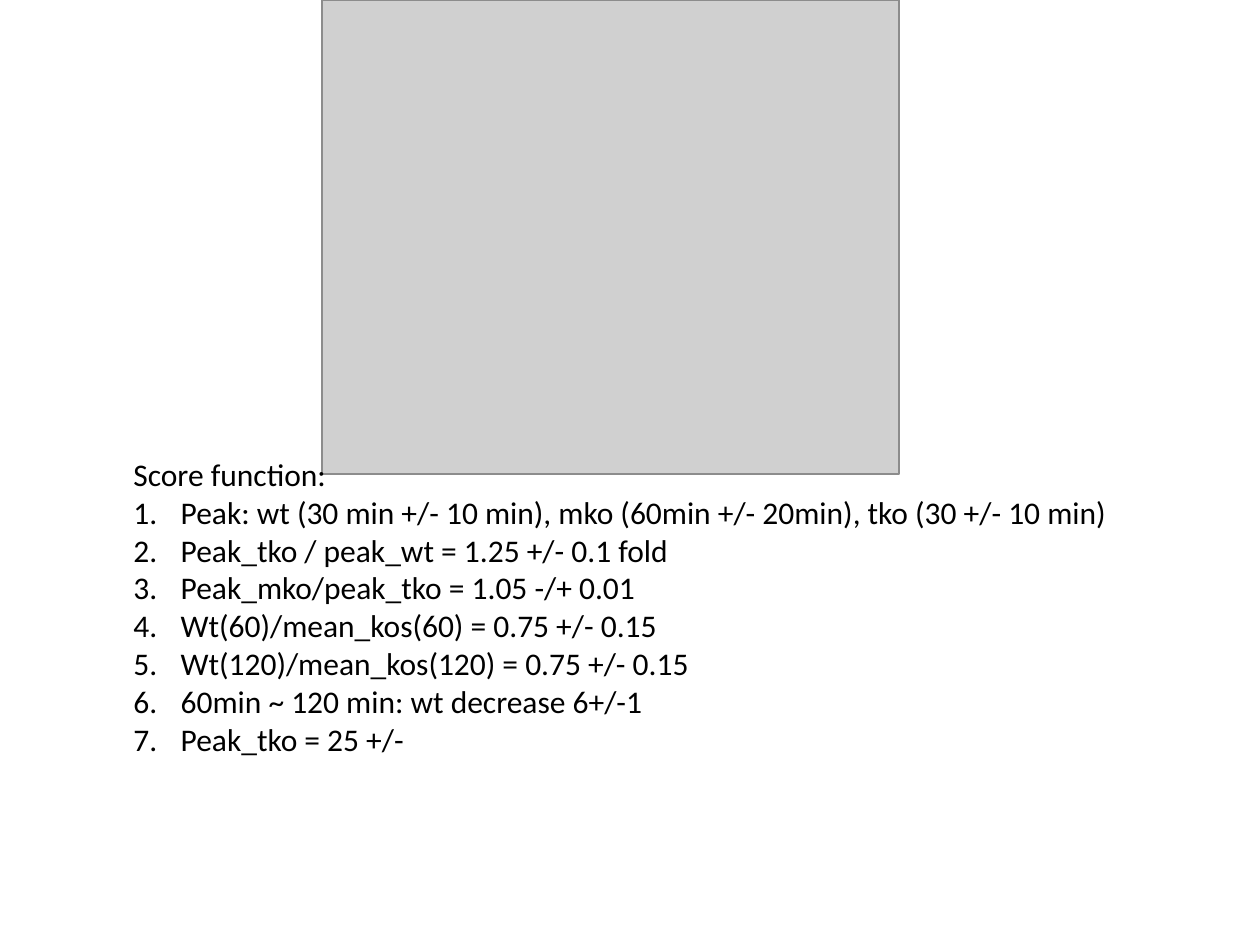
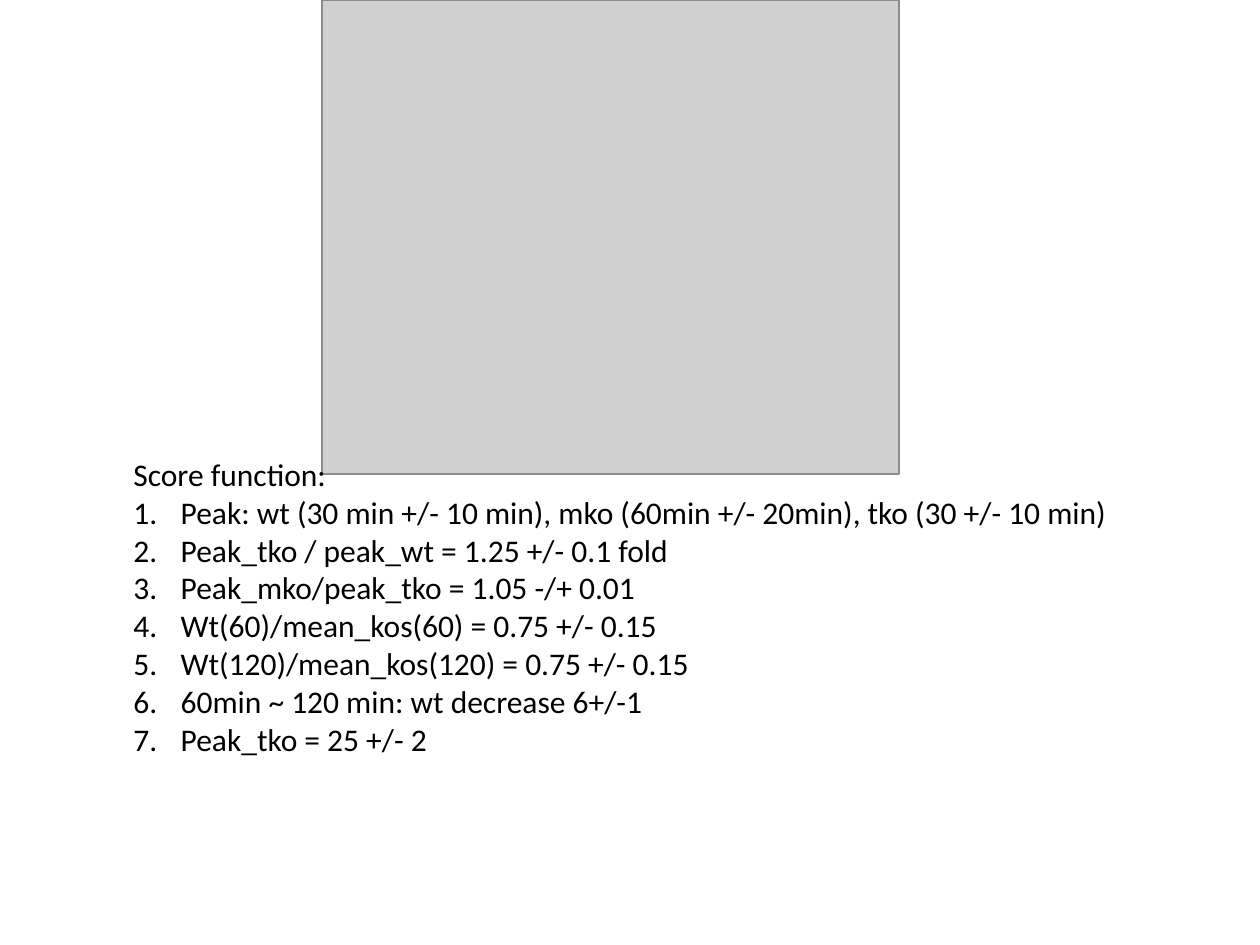
Before and after one commit to biomystery/TNF_regulation, a slide deck: slide 3 of TNF_Slides.pptx (slide 4 before the commit). Drawn at 1260x945 pixels with LibreOffice and Linux fonts; fonts in the diff are those of the drawing; grey boxes stand for pictures. Boxes give left, top, right and bottom in pixels: in the first picture for what was removed or moved away, otherwise in the second. Text is boxed around its words. In the diff, an @@ line names an element or a change of style, - is before the commit and + after.

```diff
--- a/TNF_Slides.pptx
+++ b/TNF_Slides.pptx
@@ text at box(181, 729, 427, 756): text changed @@
-7. Peak_tko = 25 +/-
+7. Peak_tko = 25 +/- 2
```
Also in this commit, not shown: 1 slide added, 1 slide removed, 7 other files.
